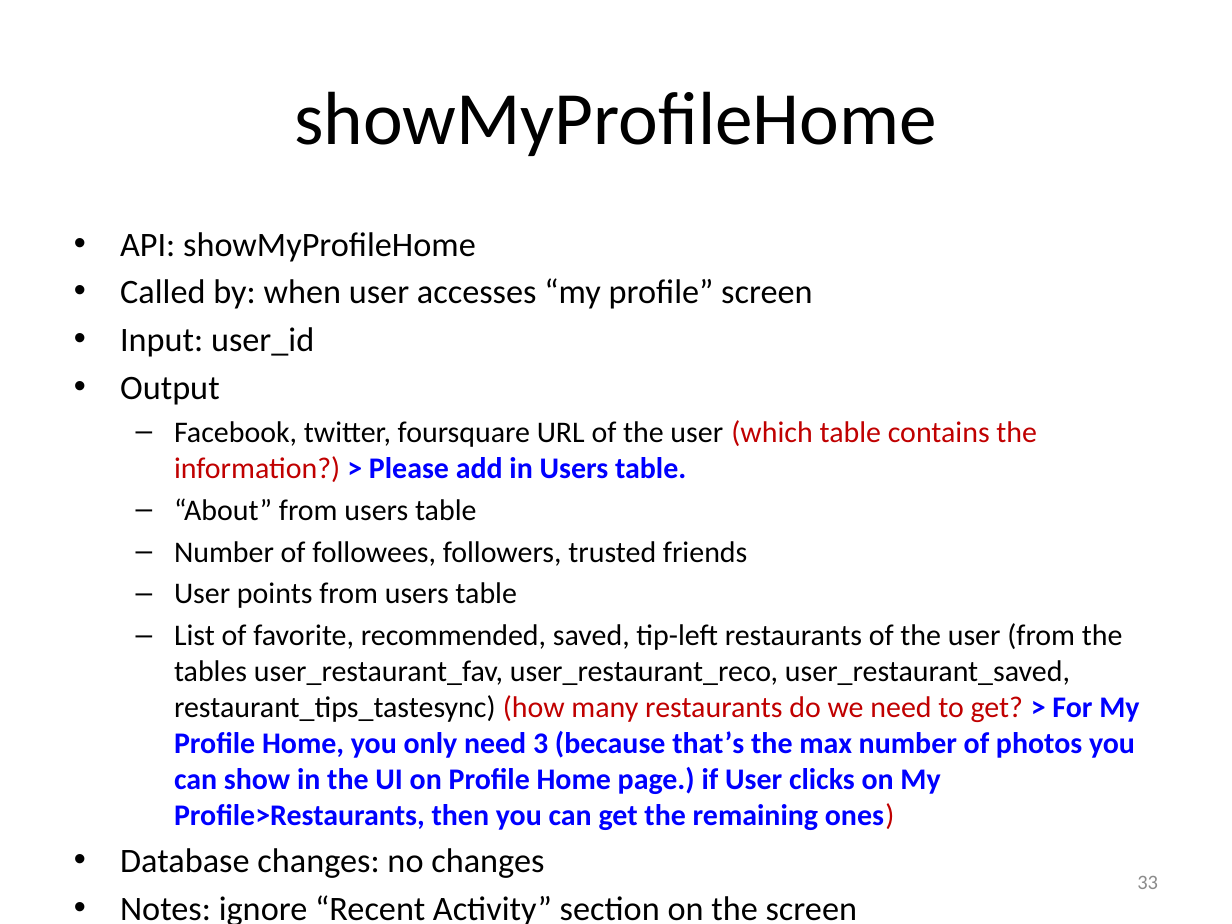
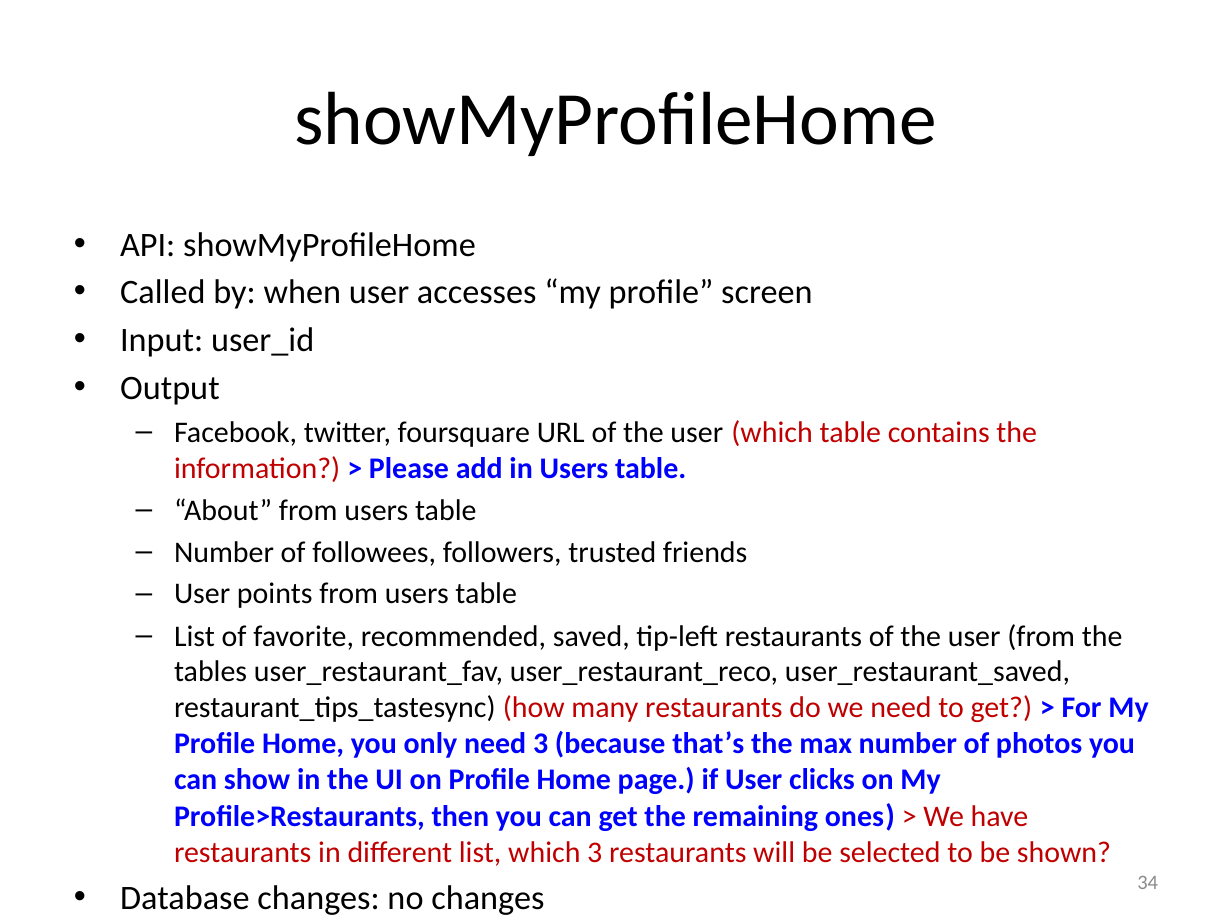
Before and after one commit to catalonia/mob, a slide deck: slide 34 of ws/WS Design Docs/API_Listing.pptx (slide 33 before the commit). Drawn at 1232x924 pixels with LibreOffice and Linux fonts; fonts in the diff are those of the drawing. Boxes give left, top, right and bottom in pixels: in the first picture for what was removed or moved away, otherwise in the second. Text is boxed around its words. In the diff, an @@ line names an element or a change of style, - is before the commit and + after.

```diff
--- a/ws/WS Design Docs/API_Listing.pptx
+++ b/ws/WS Design Docs/API_Listing.pptx
@@ text at box(174, 624, 1148, 866): text changed @@
-  – List of favorite, recommended, saved, tip-left restaurants of the user (from the tables user_restaurant_fav, user_restaurant_reco, user_restaurant_saved, restaurant_tips_tastesync) (how many restaurants do we need to get? > For My Profile Home, you only need 3 (because that’s the max number of photos you can show in the UI on Profile Home page.) if User clicks on My Profile>Restaurants, then you can get the remaining ones)
+  – List of favorite, recommended, saved, tip-left restaurants of the user (from the tables user_restaurant_fav, user_restaurant_reco, user_restaurant_saved, restaurant_tips_tastesync) (how many restaurants do we need to get?) > For My Profile Home, you only need 3 (because that’s the max number of photos you can show in the UI on Profile Home page.) if User clicks on My Profile>Restaurants, then you can get the remaining ones) > We have restaurants in different list, which 3 restaurants will be selected to be shown?
@@ page number at box(1137, 876, 1158, 889): text changed @@
-33
+34
```
Also in this commit, not shown: 6 other slides changed, 2 slides added, 33 other files.
